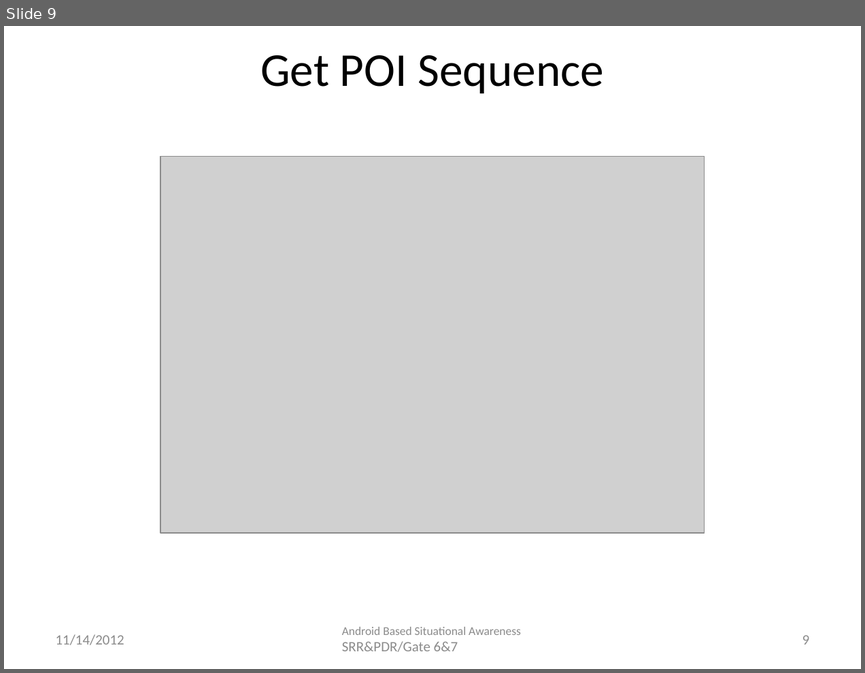
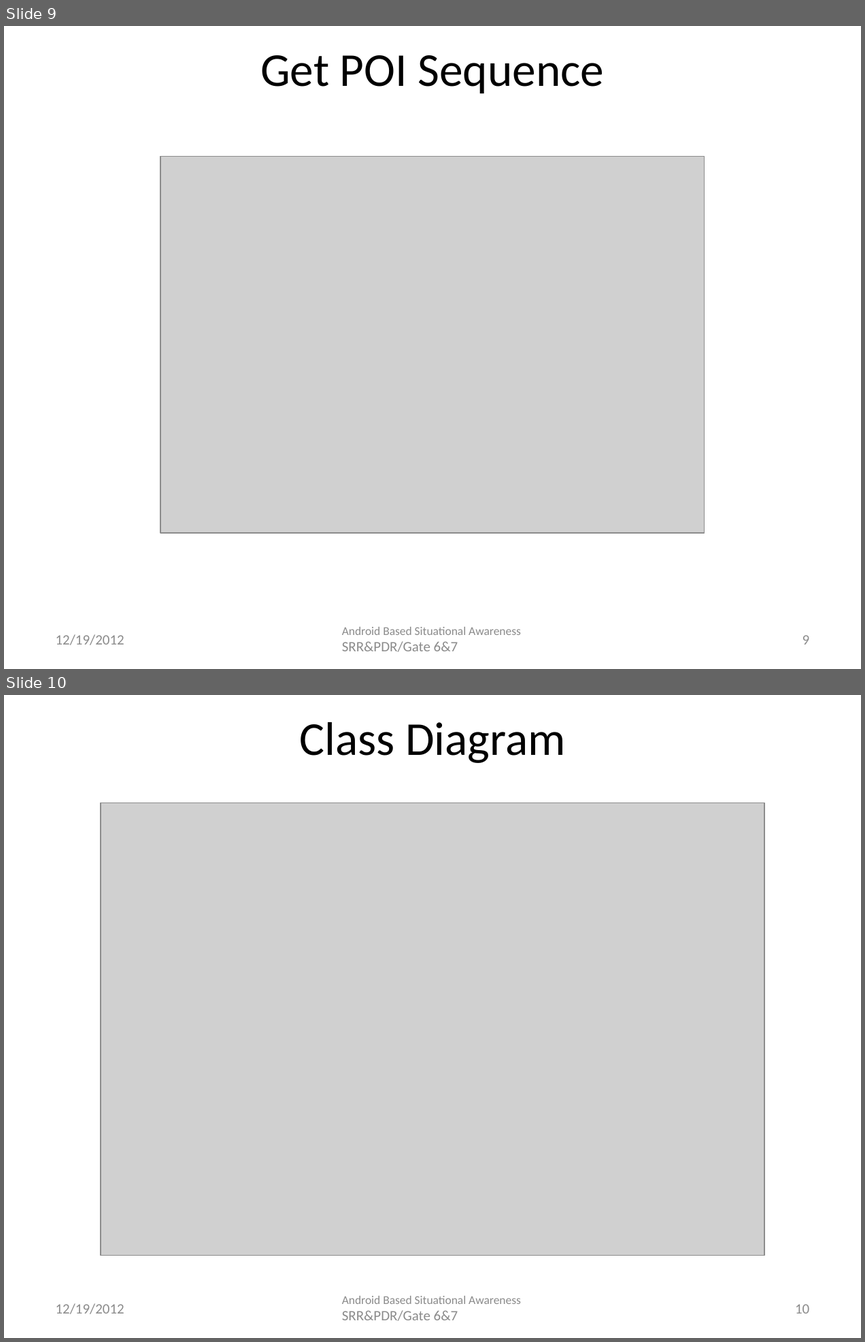
Before and after one commit to atniptw/Senior-Project, a slide deck: Documents/PowerPoints/Senior Design Project - Gate 6 1.0.pptx. Shown one above the other, each under a label of ours: slide 9 before the commit, slides 9 and 10 after it. The pictures are 865x673 and 865x1342 pixels, drawn with LibreOffice and Linux fonts; fonts in the diff are those of the drawing; grey boxes stand for pictures. Boxes give left, top, right and bottom in pixels: in the first picture for what was removed or moved away, otherwise in the second. Text is boxed around its words. In the diff, an @@ line names an element or a change of style, - is before the commit and + after.

```diff
--- a/Documents/PowerPoints/Senior Design Project - Gate 6 1.0.pptx
+++ b/Documents/PowerPoints/Senior Design Project - Gate 6 1.0.pptx
@@ slide 10 added at box(4, 695, 861, 1338), background #FFFFFF; not listed: 1 template element that a slide beside it also shows @@
@@ title added at box(299, 722, 565, 763), 39.6 pt, text #000000 @@
+Class Diagram
@@ picture added at box(101, 803, 764, 1255) @@
@@ text added at box(56, 1303, 124, 1314), 12 pt, text #8C8C8C @@
+12/19/2012
@@ page number added at box(795, 1304, 809, 1313), 12 pt, text #8C8C8C @@
+10
@@ slide 9 changed as well @@
@@ text at box(56, 634, 124, 645): text changed @@
-11/14/2012
+12/19/2012
```
Also in this commit, not shown: 14 other slides changed, 9 other files.
